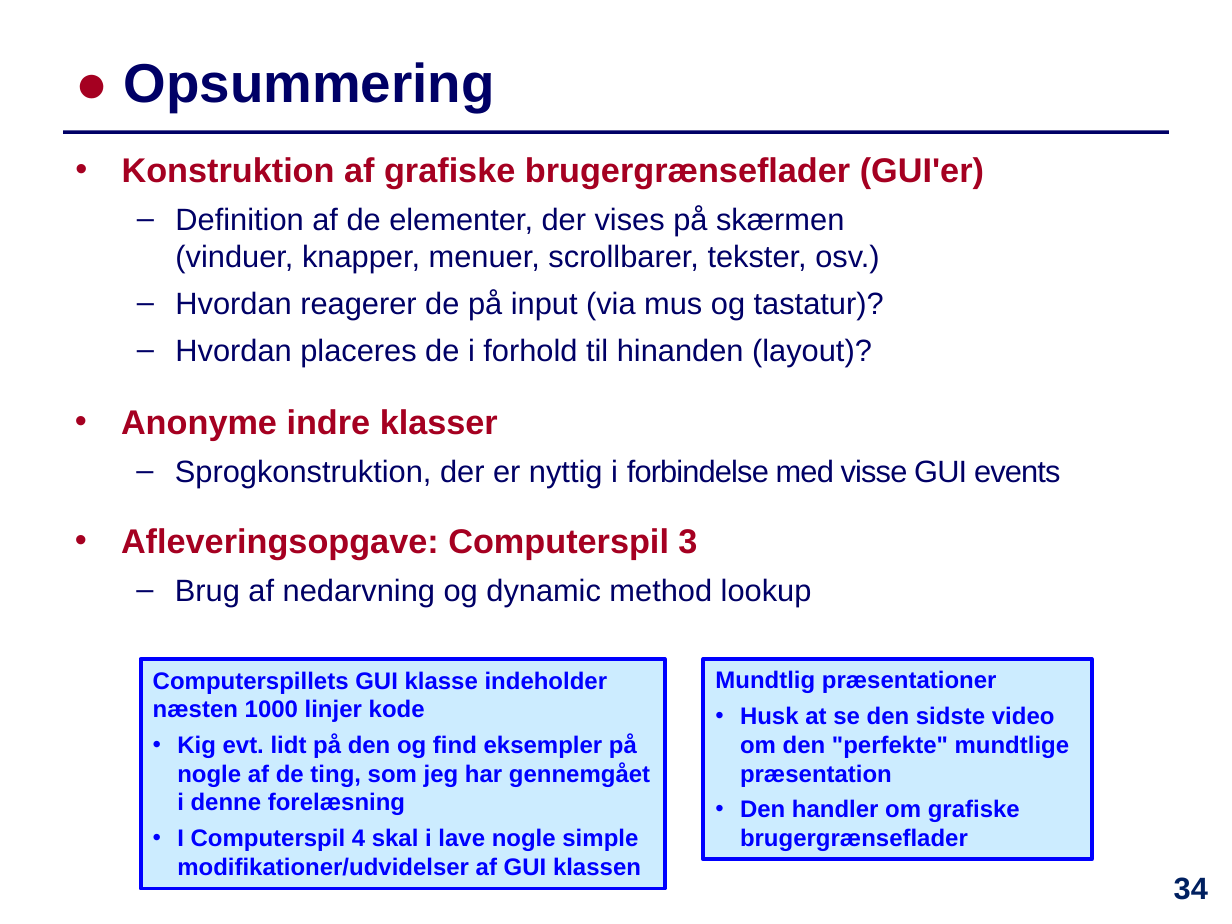
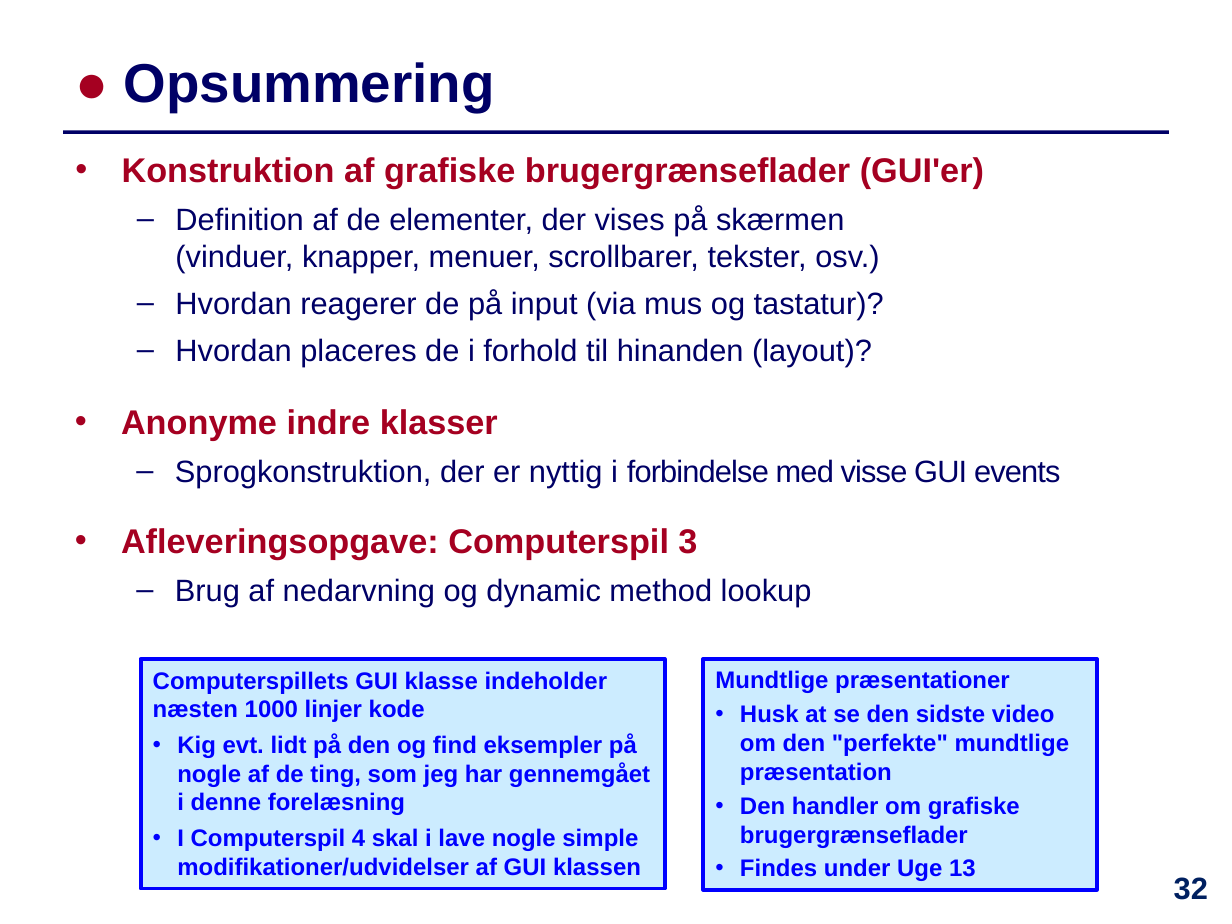
Before and after one commit to IntProgAU/Materiale, a slide deck: slide 32 of web/e22/uge_13/Slides-Uge13.pptx (slide 34 before the commit). Drawn at 1232x924 pixels with LibreOffice and Linux fonts; fonts in the diff are those of the drawing. Boxes give left, top, right and bottom in pixels: in the first picture for what was removed or moved away, otherwise in the second. Text is boxed around its words. In the diff, an @@ line names an element or a change of style, - is before the commit and + after.

```diff
--- a/web/e22/uge_13/Slides-Uge13.pptx
+++ b/web/e22/uge_13/Slides-Uge13.pptx
@@ rectangle "Mundtlige præsentationer": place and size @@
-rectangle "Mundtlige præsentationer" at (703,659,1092,860)
+rectangle "Mundtlige præsentationer" at (703,659,1098,890)
@@ text in rectangle at (715,670,1010,693): text changed @@
-Mundtlig præsentationer
+Mundtlige præsentationer
@@ text in rectangle at (740,704,1069,848): less space between paragraphs @@
@@ text in rectangle at (740,858,976,881): paragraph added @@
+• Findes under Uge 13
@@ page number at (1174,877,1208,900): text changed @@
-34
+32
```
Also in this commit, not shown: 14 other slides changed, 2 slides removed, 3 other files.
